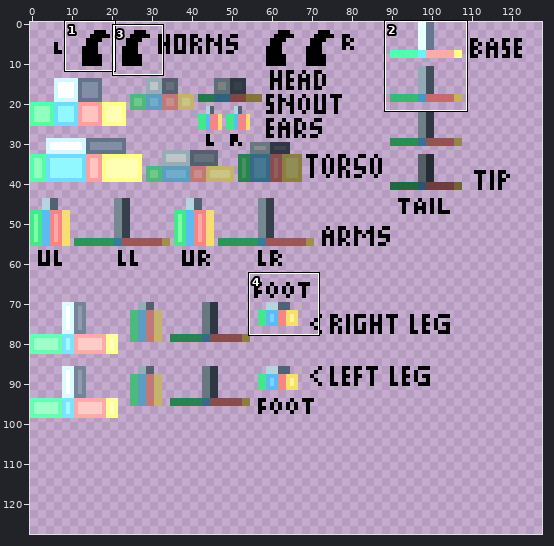
Edited in one commit: sprite sheet (src/main/resources/assets/spookyspirits/textures/entities/phooka.png). The first picture is a wide view before the edit; the outline marks the close-up.
Close-up. Before the edit:
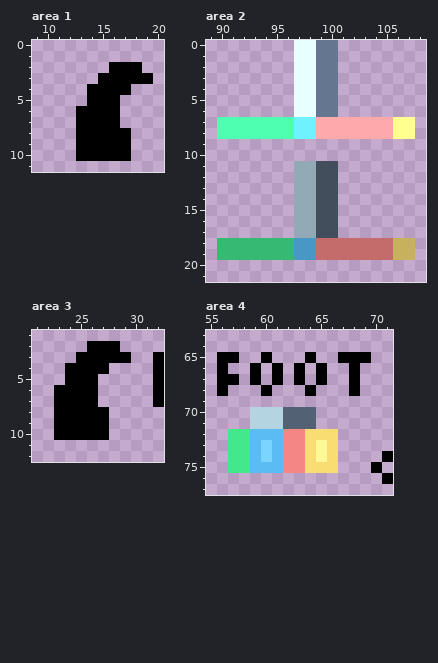
The file is 128x128 pixels. Pixels under 10% opacity are left out. Colours within 5 levels of each other are drawn and written as one. Shown: area 1: x 9..20, y 0..11; area 2: x 89..108, y 0..21; area 3: x 21..32, y 1..12; area 4: x 55..71, y 63..77. The commit also changed other parts of the picture, which this record leaves out.
The same view after the edit:
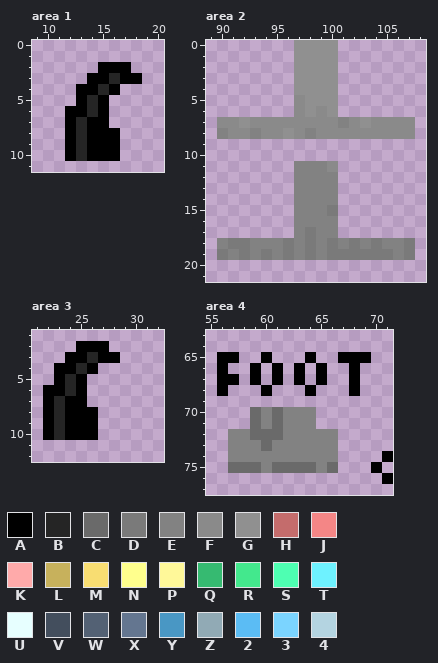
Palette (. is transparent): A #000000  B #252525  C #6a6a6a  D #7a7a7a  E #828282  F #8a8a8a  G #909090  H #c46c6c  J #f48686  K #ffaaaa  L #c7b15c  M #f8dd72  N #ffff8d  P #fff899  Q #36ba71  R #43e88d  S #4effb2  T #6ef2ff  U #e7ffff  V #434e5d  W #536174  X #647690  Y #4997c4  Z #91aab5  2 #5bbcf4  3 #7bd4ff  4 #b4d4e1
The edit:
Changed rows in their new state; - is an unchanged pixel.
Area 1:
first column x 12:
 2 ---A--.-
 3 --A-B--.
 4 -A-B-.--
 5 -AB-.---
 6 A-B-.---
 7 AB--.---
 8 AB---.--
 9 AB---.--
10 AB---.--
Area 2:
first column x 90:
 0 -------GGGG-------
 1 -------GGGG-------
 2 -------GGGG-------
 3 -------GGGG-------
 4 -------GGGG-------
 5 -------FGGG-------
 6 -------FGFG-------
 7 FFGFFFFFFFFEFGFFFF
 8 EFFEFFGFEFFFFFFFFF
11 -------EEEF-------
12 -------EEEE-------
13 -------EEEE-------
14 -------EEEE-------
15 -------EEED-------
16 -------EEEE-------
17 -------EDEE-------
18 EDDEEEDEDEDEDEDEED
19 DEDEDEDEDEDDDDDDED
Area 3:
first column x 22:
 2 ---A--.----
 3 --A-B--.--.
 4 -A-B-.----.
 5 -AB-.-----.
 6 A-B-.-----.
 7 AB--.-----.
 8 AB---.-----
 9 AB---.-----
10 AB---.-----
Area 4:
first column x 57:
70 --CECEEE--
71 --CECEEE--
72 EECCCEEEEE
73 EEECEEEEEE
74 EEEEEEEEEE
75 CCCECCCCEC
